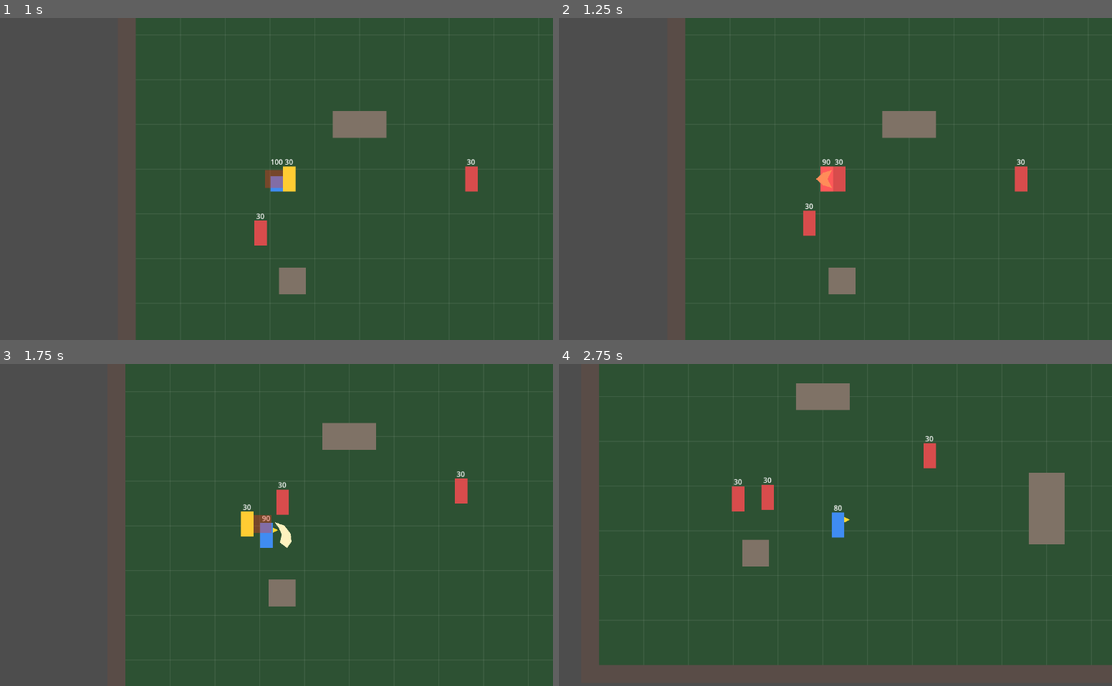
Above: before the commit, frames 1-4 (two rows, left to right).
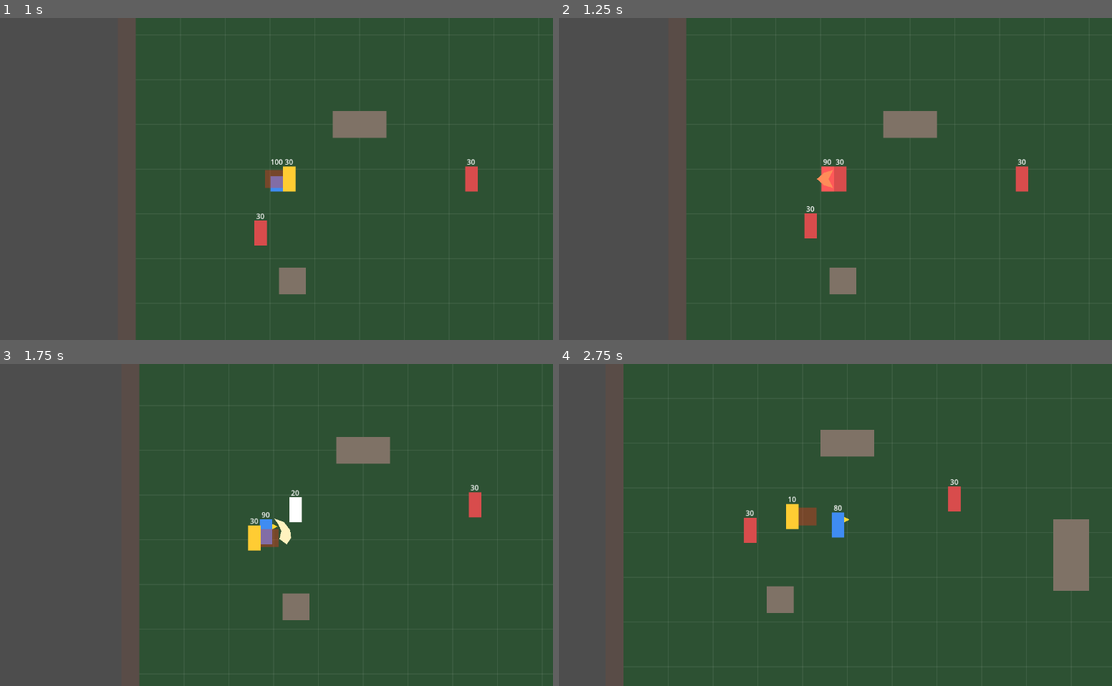
Above: after the commit, the same moments.

Repository: knc219-a11y/second-game
Game: Godot game, scene res://scenes/test_map.tscn
Two runs of this game, one before a commit and one after it. Both use one fixed random seed, a clock stepped at 60 frames per second and the inputs below.
Inputs (mouse positions are in pixels of both pictures, inside the frame that each line leads up to):
- Up to frame 1 (1 s): move the mouse to (392, 162) at 0.52 s; hold D (move_right) from 0.53 s (still down); click (392, 162) at 0.6 s; tap Space (roll) at 0.8 s
- Up to frame 2 (1.25 s): keep holding D (move_right)
- Up to frame 3 (1.75 s): move the mouse to (149, 541) at 1.27 s; release D (move_right) at 1.28 s; hold S (move_down) from 1.28 s (still down); tap Space (roll) at 1.35 s; click (149, 541) at 1.55 s
- Up to frame 4 (2.75 s): move the mouse to (885, 454) at 2.02 s; release S (move_down) at 2.03 s; hold D (move_right) from 2.03 s (still down); click (885, 454) at 2.1 s; tap Space (roll) at 2.3 s

Frame 1 is identical in both runs. In frame 2, 0.6% of the frame differs, in the area x 22-85%, y 0-100%; in frame 3, 5.7%; in frame 4, 16%, in the area x 7-100%, y 0-100%.

Commit message:
Player: knockback and short freeze when hit by an enemy
Enemy swing now passes its left/right direction to Player.take_damage.
On a non-lethal hit the Player is pushed 32px away over 0.12s and the
game freezes for 0.08s (reuses the existing hitstop). Attacks keep
running; a roll cancels the push; roll i-frames and death skip it.

Co-Authored-By: Claude Opus 5.5 (1M context) <noreply@anthropic.com>
Claude-Session: https://claude.ai/code/session_01UY7ypTCtfUvJBRJvBbqrVR

Diff:
--- a/scripts/enemy.gd
+++ b/scripts/enemy.gd
@@ -189,7 +189,8 @@
 	for area in hitbox.get_overlapping_areas():
 		var target := area.get_parent()
 		if target.has_method("take_damage"):
-			target.take_damage(attack_damage)
+			# Push the Player the way the swing faces (left/right only).
+			target.take_damage(attack_damage, int(attack_pivot.scale.x))
 			attack_landed = true
 			return
 
--- a/scripts/player.gd
+++ b/scripts/player.gd
@@ -10,9 +10,14 @@
 # Brief global freeze when an attack lands (real-time seconds).
 @export var hitstop_duration: float = 0.05
 @export var max_hp: int = 100
-# Brief color flash when hit by an enemy (no hitstop/knockback on the Player).
+# Hit reaction when an enemy lands a hit: color flash, a short freeze and a
+# left/right push away from the enemy. Attacks keep running (no stagger) and a
+# roll cancels the push.
 @export var hurt_flash_duration: float = 0.1
 @export var hurt_flash_color: Color = Color(1, 0.35, 0.35, 1)
+@export var hurt_hitstop_duration: float = 0.08
+@export var hurt_knockback_distance: float = 32.0
+@export var hurt_knockback_duration: float = 0.12
 @export var dead_color: Color = Color(0.3, 0.3, 0.3, 1)
 # Roll (Space): short burst in the move direction (facing if idle).
 # Travel = roll_speed * roll_duration (~110 px). Invincible for the first
@@ -39,6 +44,8 @@
 var roll_dir: Vector2 = Vector2.ZERO
 var roll_cooldown_left: float = 0.0
 var is_invincible: bool = false
+var hurt_knockback_dir: int = 0
+var hurt_knockback_left: float = 0.0
 
 @onready var visual: Node2D = $Visual
 # Placeholder attack visual. Its direction is locked to facing when the attack starts.
@@ -80,8 +87,16 @@
 		_update_roll(delta)
 		return
 
-	# Normalize so diagonal movement is not faster than straight movement.
-	velocity = input.normalized() * speed
+	if hurt_knockback_left > 0.0:
+		# Pushed back: the push replaces movement input until it ends.
+		var step := minf(delta, hurt_knockback_left)
+		hurt_knockback_left -= step
+		# Scaled on the last partial frame so the total push is exactly the distance.
+		var push_speed := hurt_knockback_distance / hurt_knockback_duration
+		velocity = Vector2(hurt_knockback_dir * push_speed * (step / delta if delta > 0.0 else 0.0), 0.0)
+	else:
+		# Normalize so diagonal movement is not faster than straight movement.
+		velocity = input.normalized() * speed
 	move_and_slide()
 
 	# Only horizontal input changes facing; W/S alone keeps the last facing.
@@ -106,6 +121,7 @@
 		facing = 1 if roll_dir.x > 0.0 else -1
 		visual.scale.x = facing
 	roll_time_left = roll_duration
+	hurt_knockback_left = 0.0
 	roll_cooldown_left = roll_cooldown
 	is_invincible = roll_invincible > 0.0
 	# Placeholder look: squashed while rolling, see-through while invincible.
@@ -178,17 +194,17 @@
 		landed = true
 	# One hitstop per frame no matter how many enemies were hit together.
 	if landed:
-		_start_hitstop()
-
-
-func _start_hitstop() -> void:
+		_start_hitstop(hitstop_duration)
+
+
+func _start_hitstop(duration: float) -> void:
 	# A hitstop already running is not extended or stacked.
-	if in_hitstop or hitstop_duration <= 0.0:
+	if in_hitstop or duration <= 0.0:
 		return
 	in_hitstop = true
 	Engine.time_scale = 0.0
 	# ignore_time_scale = true so the timer itself still runs while time is frozen.
-	get_tree().create_timer(hitstop_duration, true, false, true).timeout.connect(_end_hitstop)
+	get_tree().create_timer(duration, true, false, true).timeout.connect(_end_hitstop)
 
 
 func _end_hitstop() -> void:
@@ -196,7 +212,8 @@
 	Engine.time_scale = 1.0
 
 
-func take_damage(amount: int) -> void:
+# direction: 1 = push right, -1 = push left, 0 = no knockback.
+func take_damage(amount: int, direction: int = 0) -> void:
 	# Roll i-frames: the hit is dodged (the enemy's swing still counts as spent).
 	if is_dead or is_invincible:
 		return
@@ -208,6 +225,11 @@
 		return
 	body.color = hurt_flash_color
 	hurt_flash_left = hurt_flash_duration
+	# Rolling already moves the Player, so the push only applies outside a roll.
+	if direction != 0 and hurt_knockback_duration > 0.0 and roll_time_left <= 0.0:
+		hurt_knockback_dir = direction
+		hurt_knockback_left = hurt_knockback_duration
+	_start_hitstop(hurt_hitstop_duration)
 
 
 func _die() -> void:
@@ -219,6 +241,7 @@
 	attack_pivot.visible = false
 	_set_attack_phase(AttackPhase.NONE)
 	_end_roll()
+	hurt_knockback_left = 0.0
 	$Hurtbox.set_deferred("monitorable", false)
 	hurt_flash_left = 0.0
 	body.color = dead_color
